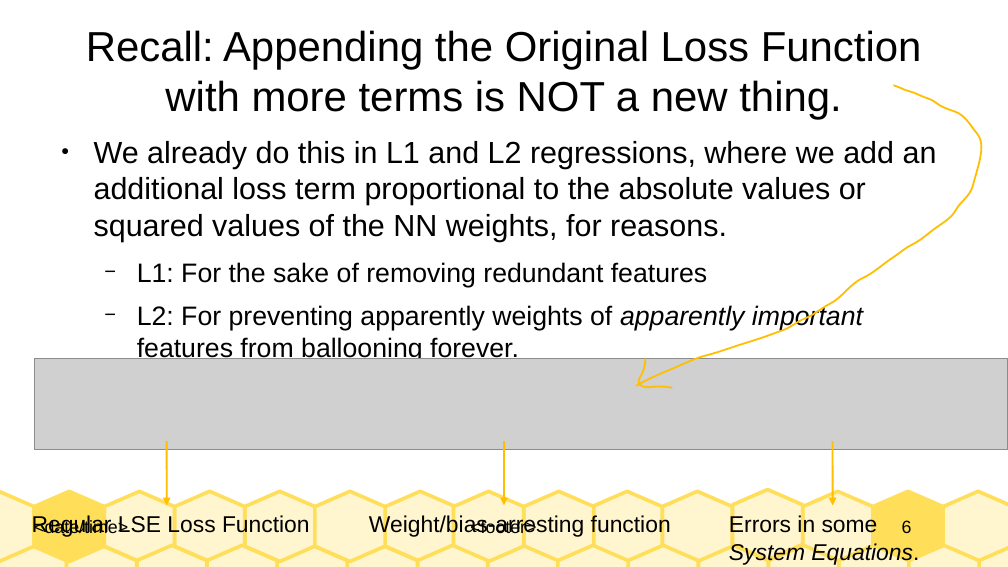
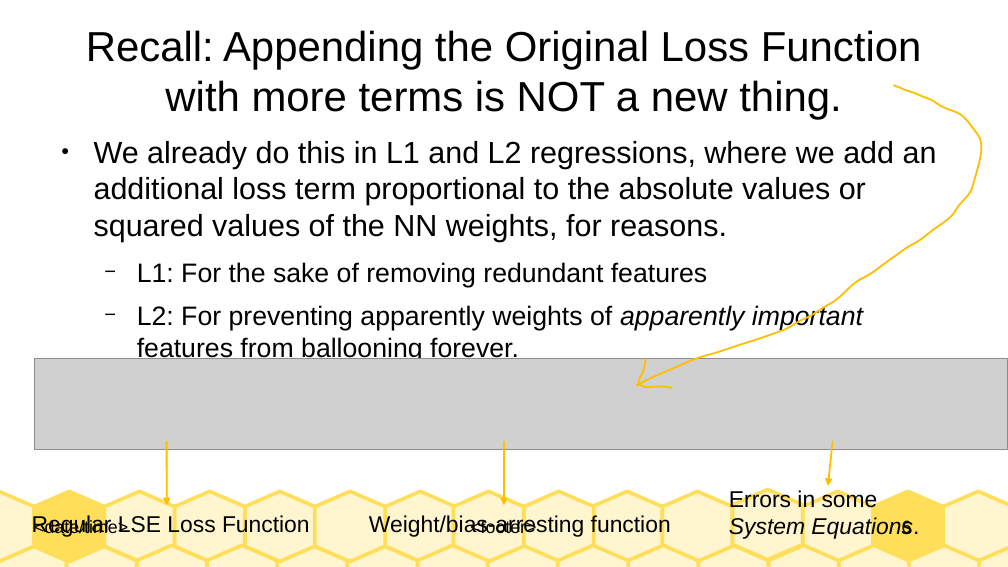
Before and after one commit to Realife-Brahmin/OriginalDocsHub, a slide deck: slide 6 of research_showcase/physicsInformedNeuralNetworks_aryan_ritwajeet_jha.odp. Drawn at 1008x567 pixels with LibreOffice and Linux fonts; fonts in the diff are those of the drawing; grey boxes stand for pictures. Boxes give left, top, right and bottom in pixels: in the first picture for what was removed or moved away, otherwise in the second. Text is boxed around its words. In the diff, an @@ line names an element or a change of style, - is before the commit and + after.

```diff
--- a/research_showcase/physicsInformedNeuralNetworks_aryan_ritwajeet_jha.odp
+++ b/research_showcase/physicsInformedNeuralNetworks_aryan_ritwajeet_jha.odp
@@ arrow moved from (833, 442) - (833, 506) to (833, 442) - (829, 486) @@
@@ text "Errors in some System Equations." moved from (x1=729, y1=514, x2=919, y2=565) to (x1=729, y1=488, x2=919, y2=540) @@
```
Also in this commit, not shown: 3 other slides changed, 2 slides added, 1 slide removed, 1 other file.
